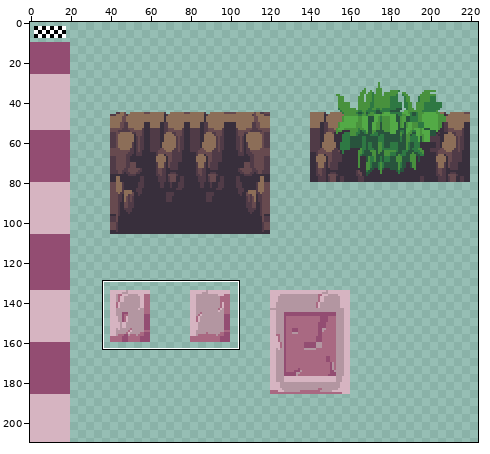
Sprite sheet, stored at tilesets/tileset_chao/output_tileset.png. Above: a wide view before the commit, with the close-up outlined.
Close-up. Before:
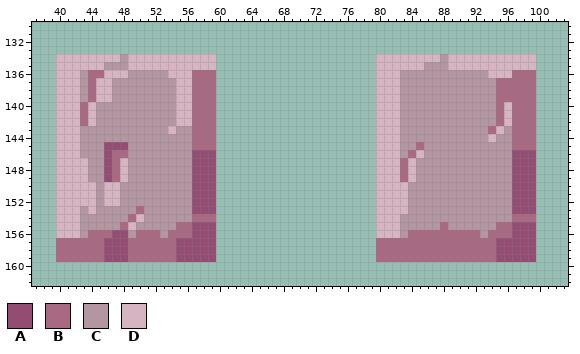
The file is 240x210 pixels. Shown: x 37..103, y 130..162. The wide view leaves out empty margins. The commit also changed other parts of the picture, which this record leaves out.
Palette (. is transparent): A #934d72  B #a96982  C #b396a1  D #d6b4c1
Pixels before, first column x 40:
134 DDDDDDDDCDDDDDDDDDDD....................DDDDDDDDCDDDDDDDDDDD
135 DDDDDDCCCDDDDDDDDDDD....................DDDDDDCCCDDDDDDDDDDD
136 DDDCBBDDDCCCCCDDDBBB....................DDDCCCCCCCCCCCDDDBBB
137 DDDCBDDCCCCCCCCDDBBB....................DDDCCCCCCCCCCCCBBBBB
138 DDDCBDDCCCCCCCCDDBBB....................DDDCCCCCCCCCCCCBBBBB
139 DDDCBDDCCCCCCCCDDBBB....................DDDCCCCCCCCCCCCBBBBB
140 DDDBDCCCCCCCCCCDDBBB....................DDDCCCCCCCCCCCCBDBBB
141 DDDBDCCCCCCCCCCDDBBB....................DDDCCCCCCCCCCCCBDBBB
142 DDDBDCCCCCCCCCCDDBBB....................DDDCCCCCCCCCCCCBDBBB
143 DDDCCCCCCCCCCCDCCBBB....................DDDCCCCCCCCCCCBDCBBB
144 DDDCCCCCCCCCCCCCCBBB....................DDDCCCCCCCCCCCDCCBBB
145 DDDCCCAAACCCCCCCCBBB....................DDDCCBCCCCCCCCCCCBBB
146 DDDCCCABBCCCCCCCCAAA....................DDDCBDCCCCCCCCCCCAAA
147 DDDDCCABDCCCCCCCCAAA....................DDDBDCCCCCCCCCCCCAAA
148 DDDDCCABDCCCCCCCCAAA....................DDDBDCCCCCCCCCCCCAAA
149 DDDDCCABDCCCCCCCCAAA....................DDDBDCCCCCCCCCCCCAAA
150 DDDDDCDDCCCCCCCCCAAA....................DDDDCCCCCCCCCCCCCAAA
151 DDDDDCDDCCCCCCCCCAAA....................DDDDCCCCCCCCCCCCCAAA
152 DDDDDCDDCCCCCCCCCAAA....................DDDDCCCCCCCCCCCCCAAA
153 DDDCDCCCCCBCCCCCCAAA....................DDDDCCCCCCCCCCCCCAAA
154 DDDCCCCCCBDCCCCCCBBB....................DDDCCCCCCCCCCCCCCBBB
155 DDDCCCCCBDCCCCCBBAAA....................DDDCCCCCBCCCCCCBBAAA
156 DDDCBBBAACBBBCBBBAAA....................DDDCBBBBBBBBBCBBBAAA
157 BBBBBBAAABBBBBBAAAAA....................BBBBBBBBBBBBBBBAAAAA
158 BBBBBBAAABBBBBBAAAAA....................BBBBBBBBBBBBBBBAAAAA
159 BBBBBBAAABBBBBBAAAAA....................BBBBBBBBBBBBBBBAAAAA
After:
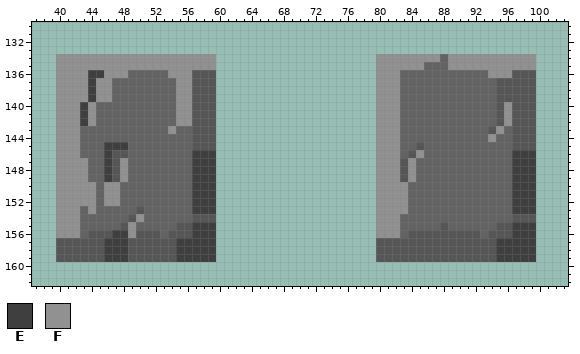
Colours new in this view: E #3f3f3f  F #919191
From old to new:
colour B: #a96982 -> #565656
colour C: #b396a1 -> #636363
Changed rows in their new state; - is a pixel that keeps its letter.
first column x 40:
134 FFFFFFFFFFFFFFFFFFFF--------------------FFFFFFFF-FFFFFFFFFFF
135 FFFFFFFFFFFFFFFFFFFF--------------------FFFFFF---FFFFFFFFFFF
136 FFFFEEFFF-----FFF-----------------------FFF-----------FFF---
137 FFFFEFF--------FF-----------------------FFF-----------------
138 FFFFEFF--------FF-----------------------FFF-----------------
139 FFFFEFF--------FF-----------------------FFF-----------------
140 FFFEF----------FF-----------------------FFF-------------F---
141 FFFEF----------FF-----------------------FFF-------------F---
142 FFFEF----------FF-----------------------FFF-------------F---
143 FFF-----------F-------------------------FFF------------F----
144 FFF-------------------------------------FFF-----------F-----
145 FFF---EEE-------------------------------FFF-----------------
146 FFF---E----------EEE--------------------FFF--F-----------EEE
147 FFFF--E-F--------EEE--------------------FFF-F------------EEE
148 FFFF--E-F--------EEE--------------------FFF-F------------EEE
149 FFFF--E-F--------EEE--------------------FFF-F------------EEE
150 FFFFF-FF---------EEE--------------------FFFF-------------EEE
151 FFFFF-FF---------EEE--------------------FFFF-------------EEE
152 FFFFF-FF---------EEE--------------------FFFF-------------EEE
153 FFF-F------------EEE--------------------FFFF-------------EEE
154 FFF-------F-----------------------------FFF-----------------
155 FFF------F-------EEE--------------------FFF--------------EEE
156 FFF----EEF-------EEE--------------------FFF--------------EEE
157 ------EEE------EEEEE-----------------------------------EEEEE
158 ------EEE------EEEEE-----------------------------------EEEEE
159 ------EEE------EEEEE-----------------------------------EEEEE
Where, in picture pixels (left, top, right, bottom), the same in both close-ups:
changed: (56, 54, 216, 262)
changed: (376, 54, 536, 262)
